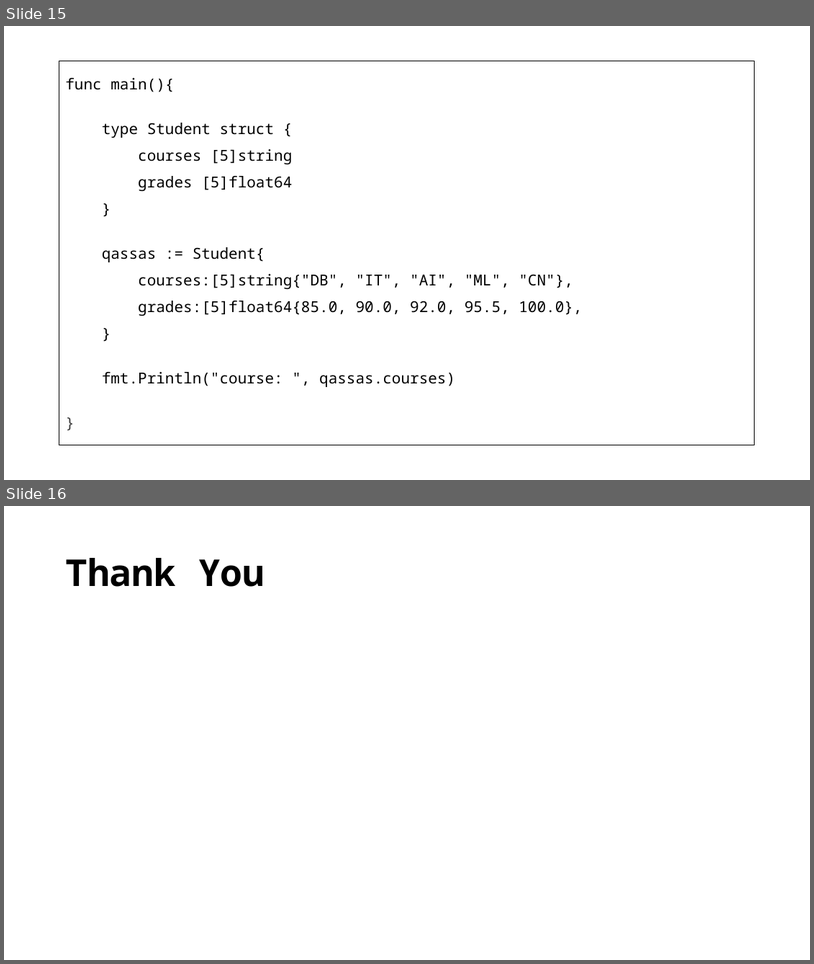
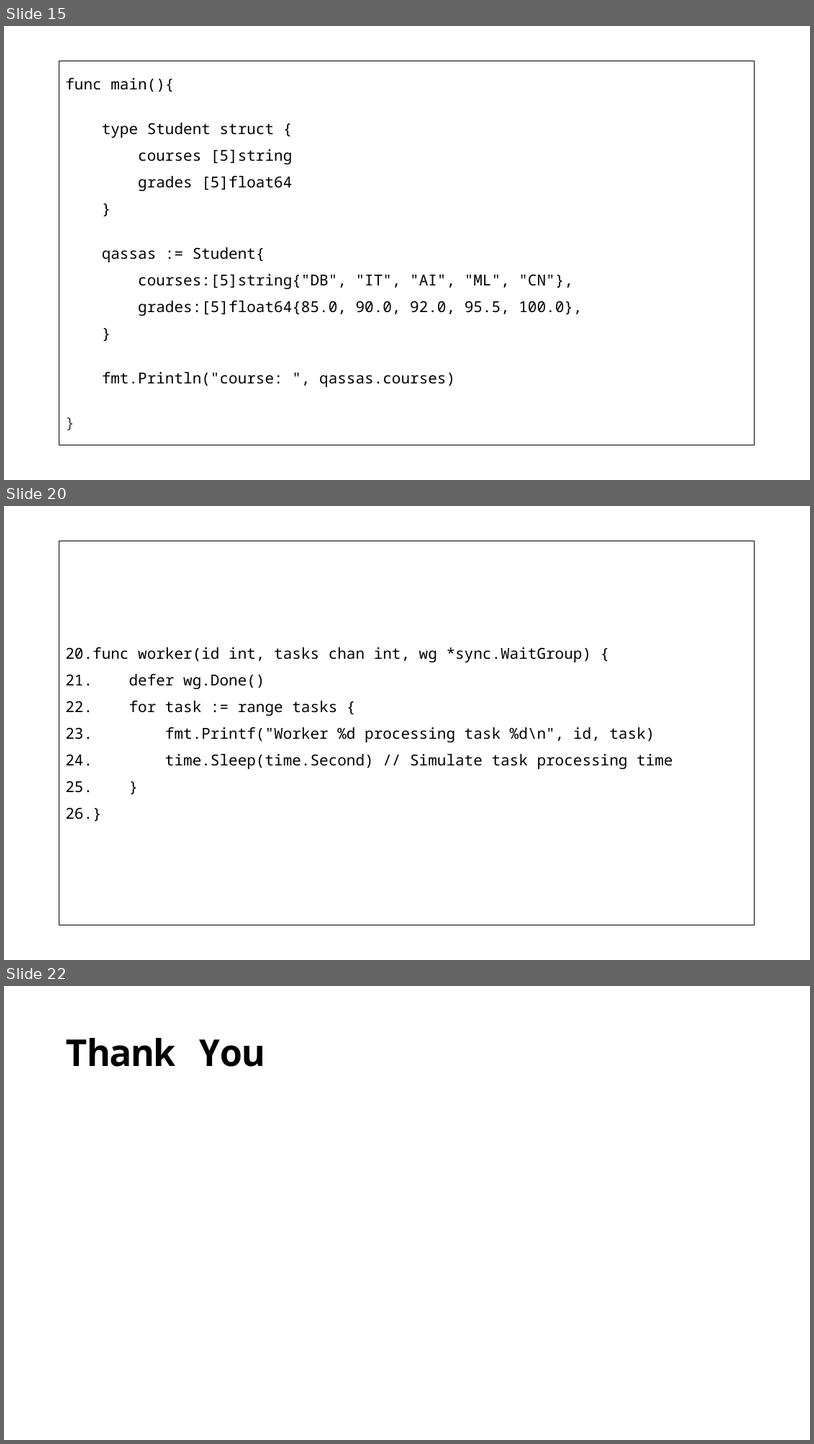
Before and after one commit to qassasahmed/parallel, a slide deck: lab_5/lab_5.pptx. Shown one above the other, each under a label of ours: slides 15 and 16 before the commit, slides 15, 20 and 22 after it; the slides between them are not shown. The pictures are 814x964 and 814x1444 pixels, drawn with LibreOffice and Linux fonts; fonts in the diff are those of the drawing. Boxes give left, top, right and bottom in pixels: in the first picture for what was removed or moved away, otherwise in the second. Text is boxed around its words. In the diff, an @@ line names an element or a change of style, - is before the commit and + after.

```diff
--- a/lab_5/lab_5.pptx
+++ b/lab_5/lab_5.pptx
@@ slide 20 added at [4, 506, 810, 960], background #FFFFFF @@
@@ text added at [59, 541, 756, 925], outline #000000 0.75 pt, 18 pt, text #000000 @@
+20. func worker(id int, tasks chan int, wg *sync.WaitGroup) {
+21. defer wg.Done()
+22. for task := range tasks {
+23. fmt.Printf("Worker %d processing task %d\n", id, task)
+24. time.Sleep(time.Second) // Simulate task processing time
+25. }
+26. }
@@ what was slide 16 is now slide 22 @@
```
Also in this commit, not shown: 1 slide changed, 5 other slides added, 1 other file.
